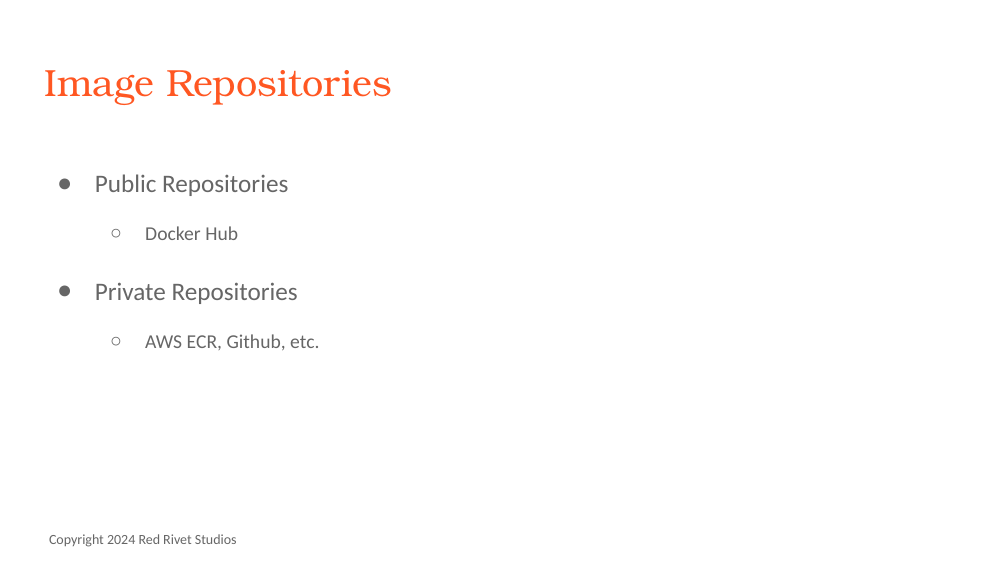
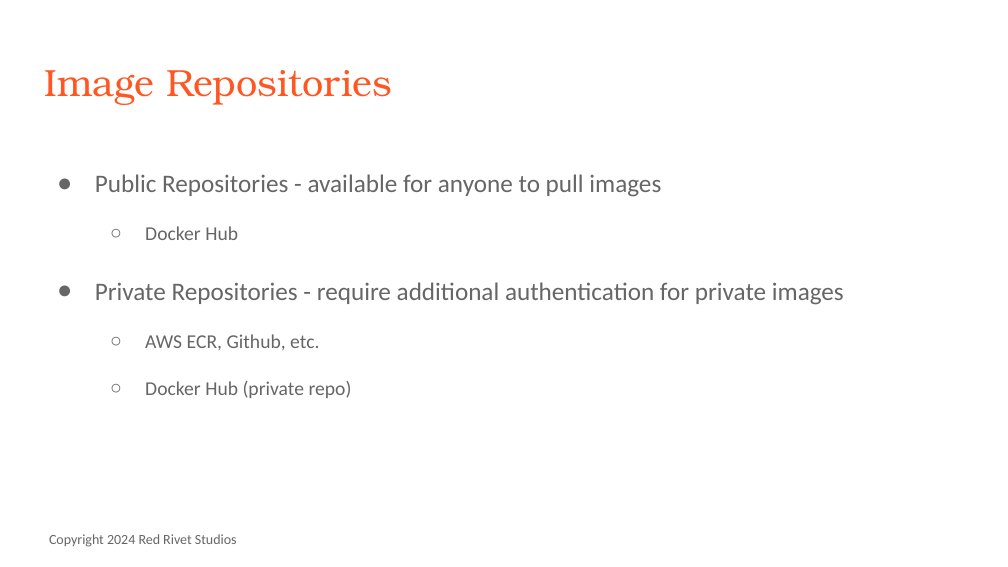
Before and after one commit to jrrickerson/fun-docker, a slide deck: slide 10 of slides/03 - Container Images.pptx. Drawn at 1008x567 pixels with LibreOffice and Linux fonts; fonts in the diff are those of the drawing. Boxes give left, top, right and bottom in pixels: in the first picture for what was removed or moved away, otherwise in the second. Text is boxed around its words. In the diff, an @@ line names an element or a change of style, - is before the commit and + after.

```diff
--- a/slides/03 - Container Images.pptx
+++ b/slides/03 - Container Images.pptx
@@ text at (x1=95, y1=174, x2=661, y2=197): text changed @@
-● Public Repositories
+● Public Repositories - available for anyone to pull images
@@ text at (x1=95, y1=282, x2=844, y2=305): text changed @@
-● Private Repositories
+● Private Repositories - require additional authentication for private images
@@ text at (x1=145, y1=381, x2=352, y2=398): paragraph added @@
+  ○ Docker Hub (private repo)
```
Also in this commit, not shown: 2 other slides changed, 8 other files.
